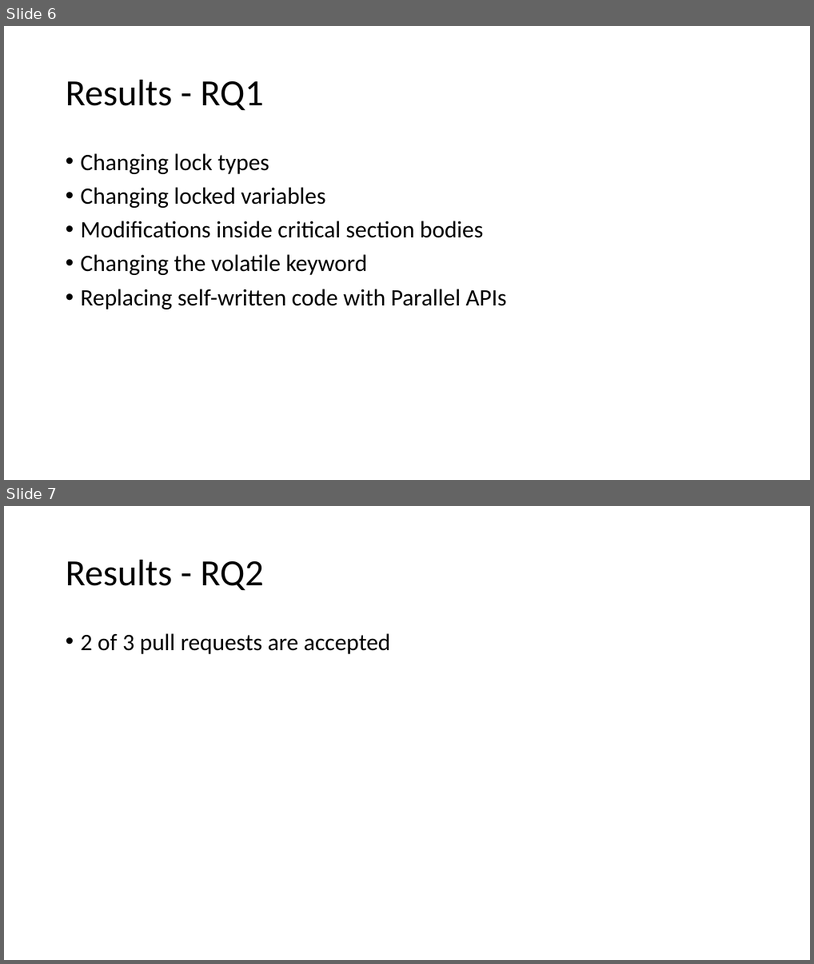
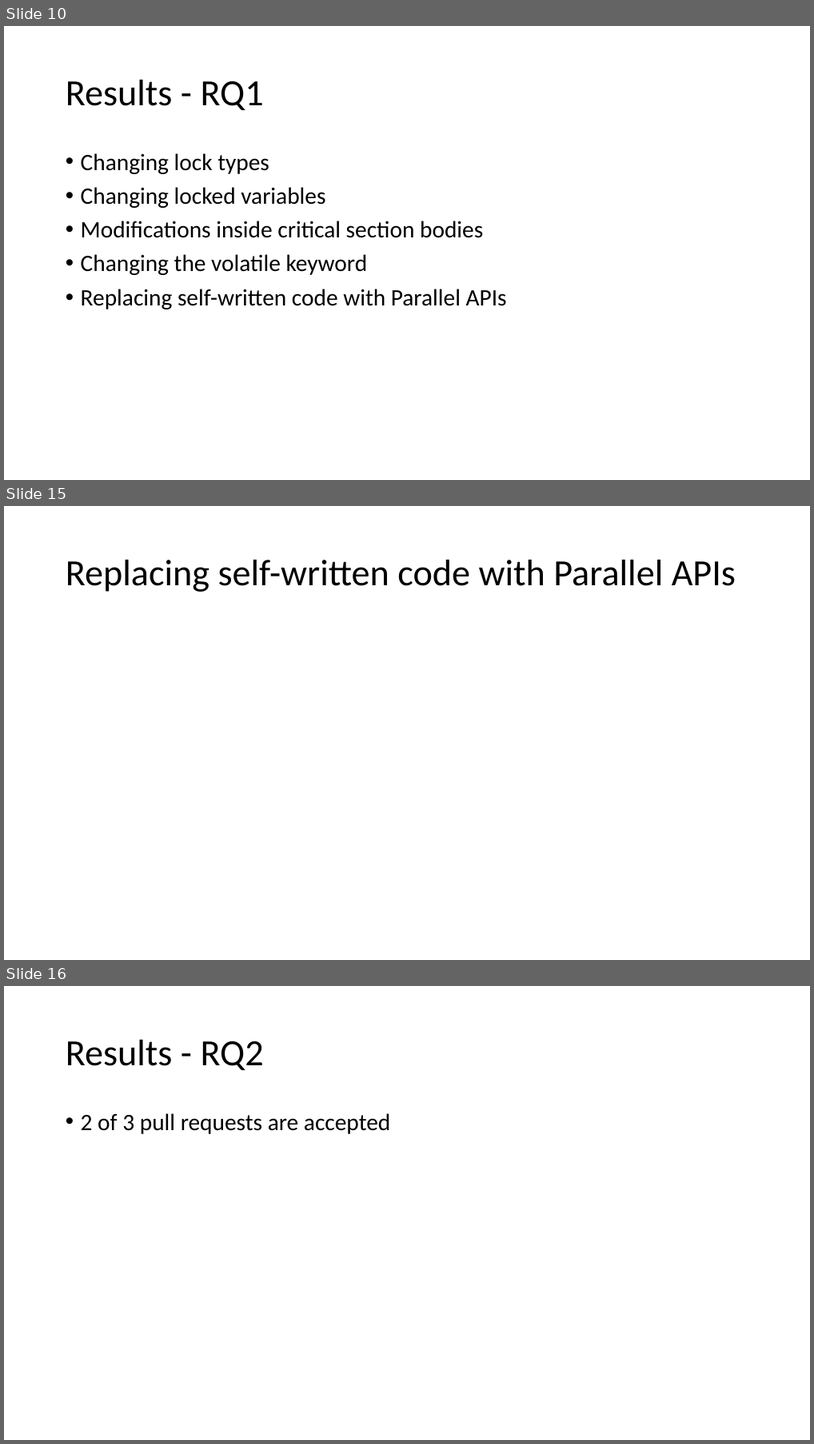
Before and after one commit to qwordy/Research, a slide deck: ppt/How do Programmers Maintain Concurrent Code.pptx. Shown one above the other, each under a label of ours: slides 6 and 7 before the commit, slides 10, 15 and 16 after it; the slides between them are not shown. The pictures are 814x964 and 814x1444 pixels, drawn with LibreOffice and Linux fonts; fonts in the diff are those of the drawing. Boxes give left, top, right and bottom in pixels: in the first picture for what was removed or moved away, otherwise in the second. Text is boxed around its words. In the diff, an @@ line names an element or a change of style, - is before the commit and + after.

```diff
--- a/ppt/How do Programmers Maintain Concurrent Code.pptx
+++ b/ppt/How do Programmers Maintain Concurrent Code.pptx
@@ slide 15 added at [4, 506, 810, 960], background #FFFFFF @@
@@ title added at [66, 560, 736, 592], 44 pt, text #000000 @@
+Replacing self-written code with Parallel APIs
@@ what was slide 6 is now slide 10 @@
@@ what was slide 7 is now slide 16 @@
```
Also in this commit, not shown: 3 slides changed, 8 other slides added.
